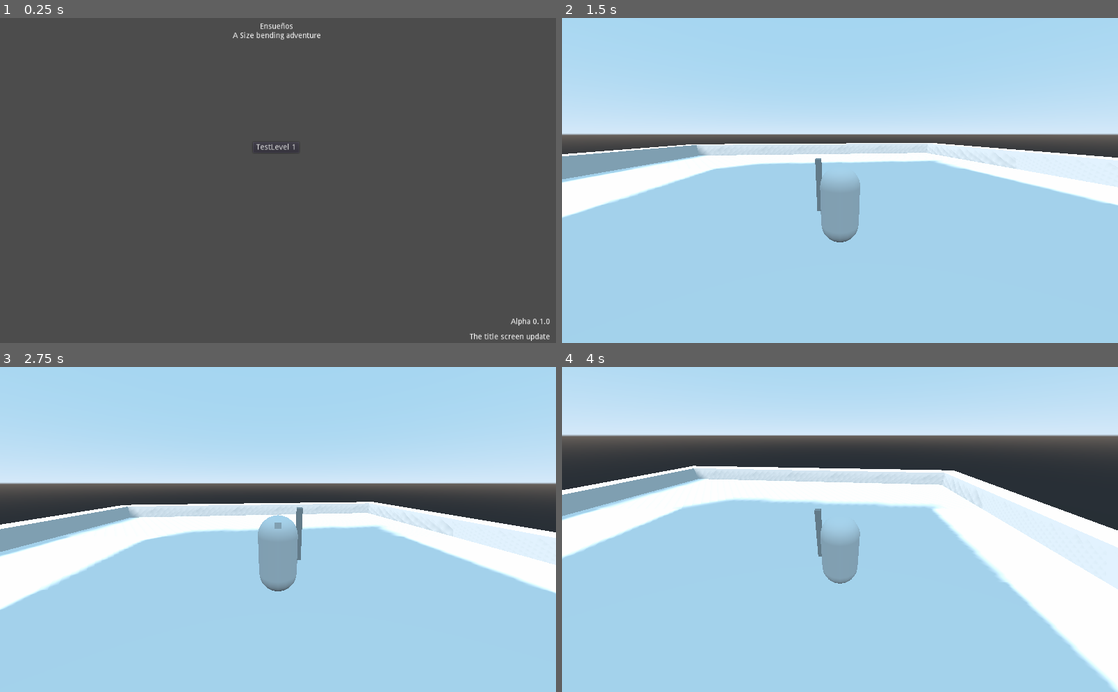
Above: before the commit, frames 1-4 (two rows, left to right).
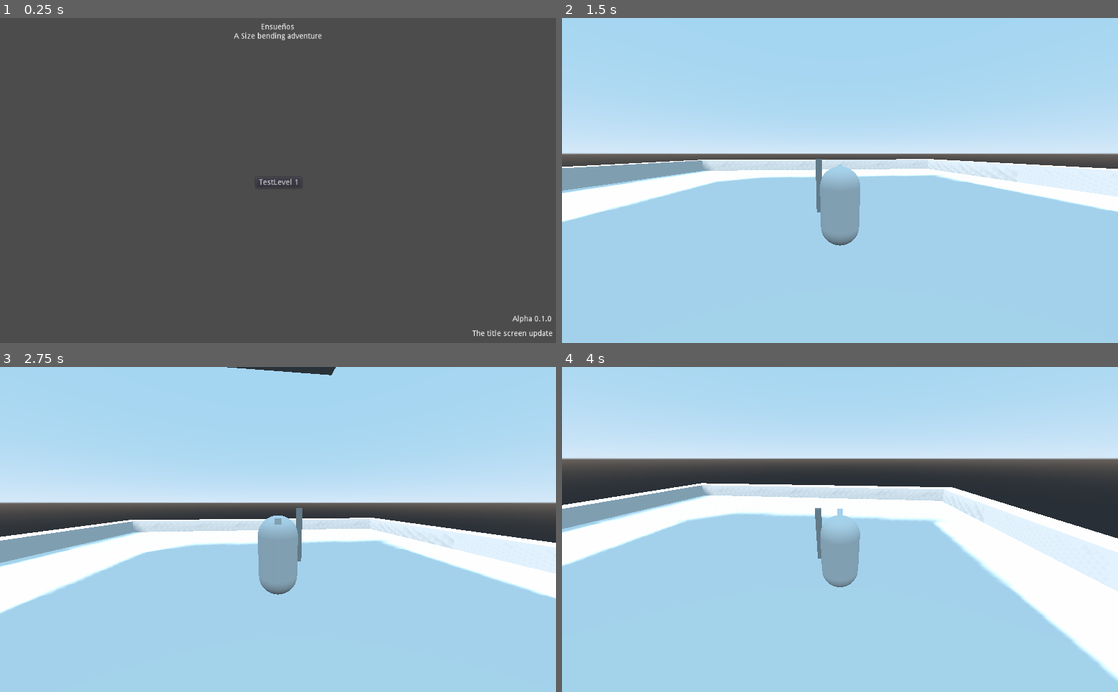
Above: after the commit, the same moments.

Repository: Valcuda/D.K.P.
Game: Godot game, scene res://Scenes/Test Levels/Title_Test.tscn
The game is run twice, just before and just after one commit, with the same random seed, the same clock (stepped at 60 frames per second) and the same inputs.
Inputs (mouse positions are in pixels of both pictures, inside the frame that each line leads up to):
- Up to frame 1 (0.25 s): no input
- Up to frame 2 (1.5 s): click "TestLevel 1" at 0.5 s; tap Enter at 1.25 s; move the mouse to (867, 180) at 1.27 s; hold W (Move_forward) from 1.28 s (still down); hold Middle mouse button (CamControlToggle) from 1.28 s (still down)
- Up to frame 3 (2.75 s): tap Space (Move_jump) at 1.52, 2.27 s; move the mouse to (166, 545) at 2.02 s; release W (Move_forward) at 2.03 s; release Middle mouse button (CamControlToggle) at 2.03 s; hold S (Move_backward) from 2.03 s (still down); tap Shift (Move_run) at 2.1 s
- Up to frame 4 (4 s): move the mouse to (895, 458) at 2.77 s; release S (Move_backward) at 2.78 s; hold D (Move_right) 2.78-3.53 s; hold Middle mouse button (CamControlToggle) 2.78-3.53 s; move the mouse to (834, 536) at 3.52 s; hold W (Move_forward) from 3.53 s (still down); tap Shift (Move_run) at 3.6 s; tap Space (Move_jump) at 3.77 s

The runs differ from the first frame. In frame 1, 0.7% of the frame differs, in the area x 41-100%, y 1-100%; in frame 2, 13%; in frame 3, 19%; in frame 4, 24%, in the area x 0-100%, y 20-100%.

Commit message:
Fixed Scaling
Fixed the title screen not scaling at all.

Diff:
--- a/Scenes/Test Levels/Title_Test.gd
+++ b/Scenes/Test Levels/Title_Test.gd
@@ -1,4 +1,4 @@
-extends Node2D
+extends Control
 
 
 # Declare member variables here. Examples:
--- a/Scenes/Test Levels/Title_Test.tscn
+++ b/Scenes/Test Levels/Title_Test.tscn
@@ -2,15 +2,23 @@
 
 [ext_resource path="res://Scenes/Test Levels/Title_Test.gd" type="Script" id=1]
 
-[node name="Node2D" type="Node2D"]
+[node name="Control" type="Control"]
+anchor_right = 1.0
+anchor_bottom = 1.0
 script = ExtResource( 1 )
+__meta__ = {
+"_edit_use_anchors_": false
+}
+
+[node name="Node2D" type="Node2D" parent="."]
 
 [node name="Title" type="Label" parent="."]
-anchor_right = 1.0
-margin_left = 429.0
-margin_top = 9.0
-margin_right = 591.0
-margin_bottom = 50.0
+anchor_left = 0.5
+anchor_right = 0.5
+margin_left = -99.0
+margin_top = 10.0
+margin_right = 99.0
+margin_bottom = 41.0
 text = "Ensueños
 A Size bending adventure"
 align = 1
@@ -19,30 +27,42 @@
 }
 
 [node name="Start Test1" type="Button" parent="."]
-margin_left = 466.0
-margin_top = 229.0
-margin_right = 551.0
-margin_bottom = 249.0
+anchor_left = 0.5
+anchor_top = 0.5
+anchor_right = 0.5
+anchor_bottom = 0.5
+margin_left = -41.0
+margin_top = -6.0
+margin_right = 44.0
+margin_bottom = 14.0
 text = "TestLevel 1"
 __meta__ = {
 "_edit_use_anchors_": false
 }
 
 [node name="Version" type="Label" parent="."]
-margin_left = 941.0
-margin_top = 554.0
-margin_right = 1013.0
-margin_bottom = 568.0
+anchor_left = 1.0
+anchor_top = 1.0
+anchor_right = 1.0
+anchor_bottom = 1.0
+margin_left = -80.0
+margin_top = -51.0
+margin_right = -8.0
+margin_bottom = -37.0
 text = "Alpha 0.1.0"
 __meta__ = {
 "_edit_use_anchors_": false
 }
 
 [node name="Version Label" type="Label" parent="."]
-margin_left = 865.0
-margin_top = 582.0
-margin_right = 1019.0
-margin_bottom = 598.0
+anchor_left = 1.0
+anchor_top = 1.0
+anchor_right = 1.0
+anchor_bottom = 1.0
+margin_left = -154.0
+margin_top = -24.0
+margin_right = -6.0
+margin_bottom = -10.0
 grow_horizontal = 0
 grow_vertical = 0
 text = "The title screen update"
@@ -50,16 +70,4 @@
 "_edit_use_anchors_": false
 }
 
-[node name="RichTextLabel" type="RichTextLabel" parent="."]
-margin_left = 1132.0
-margin_top = 662.0
-margin_right = 1254.0
-margin_bottom = 698.0
-bbcode_enabled = true
-bbcode_text = " 	[b]DAMMIT!! >:([/b]"
-text = " 	DAMMIT!! >:("
-__meta__ = {
-"_edit_use_anchors_": false
-}
-
 [connection signal="pressed" from="Start Test1" to="." method="_on_Start_Test1_pressed"]
